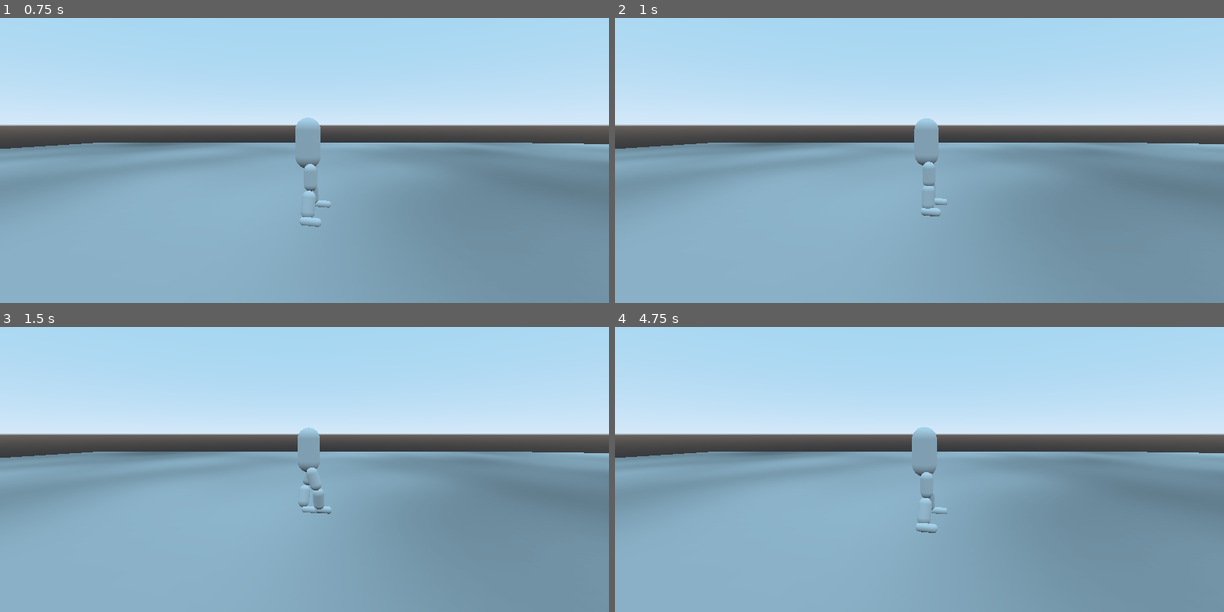
Above: before the commit, frames 1-4 (two rows, left to right).
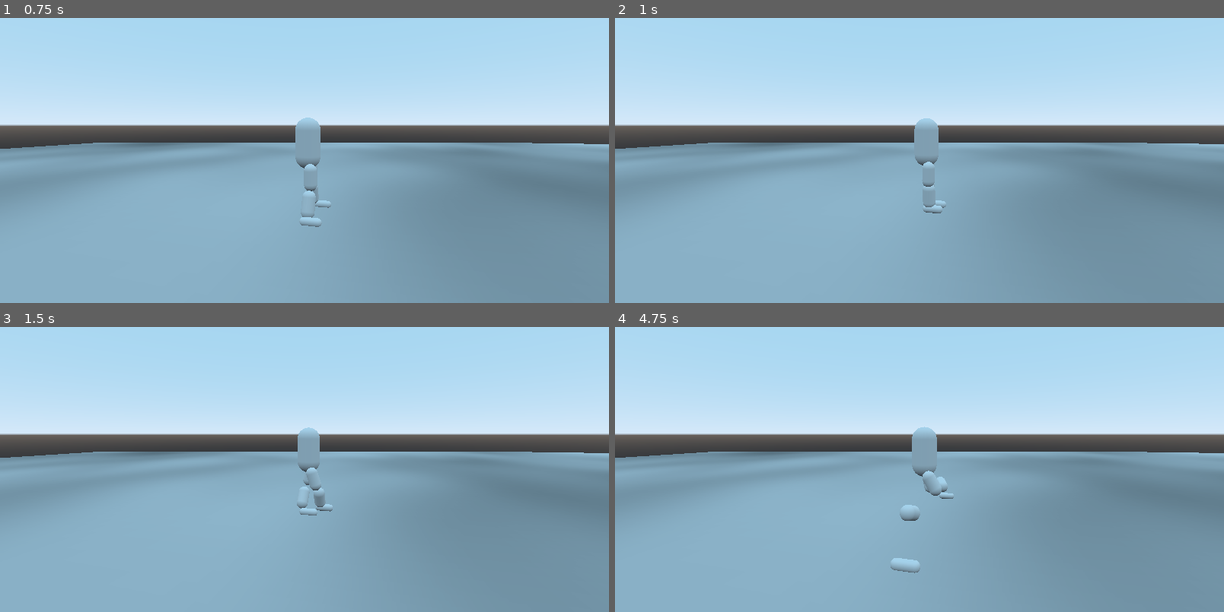
Above: after the commit, the same moments.

Repository: Terkwood/tinker-godot-joint
Game: Godot game, scene res://Main.tscn
Two runs of this game, one before a commit and one after it. Both use one fixed random seed, a clock stepped at 60 frames per second and the inputs below.
Inputs:
- Up to frame 1 (0.75 s): hold Right (ui_right) from 0.53 s (still down)
- Up to frame 2 (1 s): keep holding Right (ui_right)
- Up to frame 3 (1.5 s): release Right (ui_right) at 1.28 s; hold Down (ui_down) from 1.28 s (still down)
- Up to frame 4 (4.75 s): release Down (ui_down) at 2.03 s; hold Right (ui_right) 2.03-2.78 s; hold Up (ui_up) 2.78-3.53 s; hold Left (ui_left) from 3.53 s (still down)

Frame 1 is identical in both runs. In frame 2, 0.2% of the frame differs, in the area x 50-55%, y 50-70%; in frame 3, 0.2%; in frame 4, 0.5%, in the area x 45-56%, y 50-87%.

Commit message:
simplify

Diff:
--- a/Player.gd
+++ b/Player.gd
@@ -56,11 +56,11 @@
 	return 0
 
 func _handle_foot_x(body: PhysicsBody):
-	if body == _left_foot or body == _right_foot:
+	if body == _foot_node_x():
 		_walking.moving_foot_x = _walking.other_foot_x()
 
 func _handle_foot_z(body: PhysicsBody):
-	if body == _left_foot or body == _right_foot:
+	if body == _foot_node_z():
 		_walking.moving_foot_z = _walking.other_foot_z()
 
 
--- a/Player.tscn
+++ b/Player.tscn
@@ -9,10 +9,10 @@
 mid_height = 2.0
 
 [sub_resource type="BoxShape" id=3]
-extents = Vector3( 2.5, 0, 1 )
+extents = Vector3( 2.5, 0.2, 1 )
 
 [sub_resource type="BoxShape" id=4]
-extents = Vector3( 2, 0, 1 )
+extents = Vector3( 2, 0.2, 1 )
 
 [sub_resource type="PhysicsMaterial" id=5]
 friction = 50.0
@@ -53,7 +53,7 @@
 material/0 = null
 
 [node name="FrontBoundary" type="Area" parent="KinUpperBody"]
-transform = Transform( 1, 0, 0, 0, -1.62921e-07, -1, 0, 1, -1.62921e-07, 0, -5.37544, 2.5 )
+transform = Transform( 1, 0, 0, 0, -1.62921e-07, -1, 0, 1, -1.62921e-07, 0, -5.375, 2.9 )
 collision_layer = 3
 collision_mask = 3
 
@@ -61,7 +61,7 @@
 shape = SubResource( 3 )
 
 [node name="BackBoundary" type="Area" parent="KinUpperBody"]
-transform = Transform( 1, 0, 0, 0, -1.62921e-07, -1, 0, 1, -1.62921e-07, 0, -5.37544, -1.08011 )
+transform = Transform( 1, 0, 0, 0, -1.62921e-07, -1, 0, 1, -1.62921e-07, 0, -5.375, -1.48 )
 collision_layer = 3
 collision_mask = 3
 
@@ -131,6 +131,7 @@
 
 [node name="RFoot" type="KinematicBody" parent="."]
 transform = Transform( 1, 0, 0, 0, 1, 0, 0, 0, 1, -1.08197, 0, 0.69196 )
+collision/safe_margin = 0.01
 
 [node name="MeshInstance" type="MeshInstance" parent="RFoot"]
 mesh = SubResource( 8 )
@@ -191,6 +192,7 @@
 transform = Transform( 1, 0, 0, 0, 1, 0, 0, 0, 1, 1.11046, 0, 0.734145 )
 collision_layer = 2
 collision_mask = 2
+collision/safe_margin = 0.01
 
 [node name="MeshInstance" type="MeshInstance" parent="LFoot"]
 mesh = SubResource( 8 )
